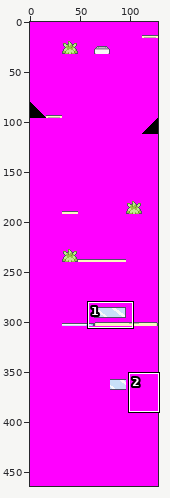
One commit to this sprite sheet: raw_tilesets/secondary/decompiled_pokemon_center/top.png. The first picture is a wide view before the edit; the outline marks the close-up.
Close-up. Old version:
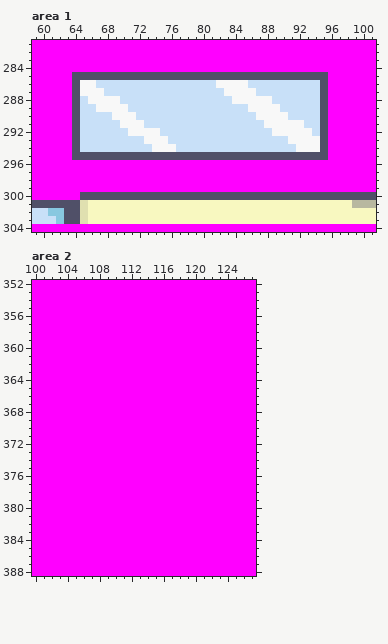
The file is 128x464 pixels. Shown: area 1: x 59..101, y 281..304; area 2: x 100..127, y 352..388.
And afterwards:
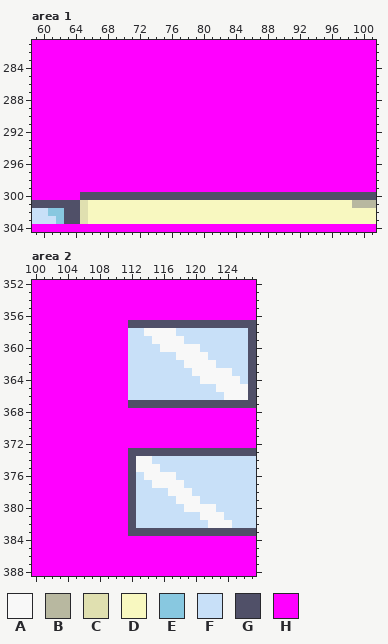
Palette (. is transparent): A #f8f8f8  B #b8b8a0  C #e0e0b0  D #f8f8c0  E #88c8e0  F #c8e0f8  G #505068  H #ff00ff
Diff:
Area 1:
y 285: x 64..95 GGGGGGGGGGGGGGGGGGGGGGGGGGGGGGGG -> HHHHHHHHHHHHHHHHHHHHHHHHHHHHHHHH
y 286: x 64..95 GAAFFFFFFFFFFFFFFFAAAAFFFFFFFFFG -> HHHHHHHHHHHHHHHHHHHHHHHHHHHHHHHH
y 287: x 64..95 GAAAFFFFFFFFFFFFFFFAAAAFFFFFFFFG -> HHHHHHHHHHHHHHHHHHHHHHHHHHHHHHHH
y 288: x 64..95 GFAAAAFFFFFFFFFFFFFFAAAAAFFFFFFG -> HHHHHHHHHHHHHHHHHHHHHHHHHHHHHHHH
y 289: x 64..95 GFFAAAAFFFFFFFFFFFFFFFAAAAFFFFFG -> HHHHHHHHHHHHHHHHHHHHHHHHHHHHHHHH
y 290: x 64..95 GFFFFAAAFFFFFFFFFFFFFFFAAAAFFFFG -> HHHHHHHHHHHHHHHHHHHHHHHHHHHHHHHH
y 291: x 64..95 GFFFFFAAAFFFFFFFFFFFFFFFAAAAAFFG -> HHHHHHHHHHHHHHHHHHHHHHHHHHHHHHHH
y 292: x 64..95 GFFFFFFAAAAFFFFFFFFFFFFFFAAAAAFG -> HHHHHHHHHHHHHHHHHHHHHHHHHHHHHHHH
y 293: x 64..95 GFFFFFFFFAAAFFFFFFFFFFFFFFFAAAAG -> HHHHHHHHHHHHHHHHHHHHHHHHHHHHHHHH
y 294: x 64..95 GFFFFFFFFFAAAFFFFFFFFFFFFFFFAAAG -> HHHHHHHHHHHHHHHHHHHHHHHHHHHHHHHH
y 295: x 64..95 GGGGGGGGGGGGGGGGGGGGGGGGGGGGGGGG -> HHHHHHHHHHHHHHHHHHHHHHHHHHHHHHHH
Area 2:
y 357: x 112..127 HHHHHHHHHHHHHHHH -> GGGGGGGGGGGGGGGG
y 358: x 112..127 HHHHHHHHHHHHHHHH -> FFAAAAFFFFFFFFFG
y 359: x 112..127 HHHHHHHHHHHHHHHH -> FFFAAAAFFFFFFFFG
y 360: x 112..127 HHHHHHHHHHHHHHHH -> FFFFAAAAAFFFFFFG
y 361: x 112..127 HHHHHHHHHHHHHHHH -> FFFFFFAAAAFFFFFG
y 362: x 112..127 HHHHHHHHHHHHHHHH -> FFFFFFFAAAAFFFFG
y 363: x 112..127 HHHHHHHHHHHHHHHH -> FFFFFFFFAAAAAFFG
y 364: x 112..127 HHHHHHHHHHHHHHHH -> FFFFFFFFFAAAAAFG
y 365: x 112..127 HHHHHHHHHHHHHHHH -> FFFFFFFFFFFAAAAG
y 366: x 112..127 HHHHHHHHHHHHHHHH -> FFFFFFFFFFFFAAAG
y 367: x 112..127 HHHHHHHHHHHHHHHH -> GGGGGGGGGGGGGGGG
y 373: x 112..127 HHHHHHHHHHHHHHHH -> GGGGGGGGGGGGGGGG
y 374: x 112..127 HHHHHHHHHHHHHHHH -> GAAFFFFFFFFFFFFF
y 375: x 112..127 HHHHHHHHHHHHHHHH -> GAAAFFFFFFFFFFFF
y 376: x 112..127 HHHHHHHHHHHHHHHH -> GFAAAAFFFFFFFFFF
y 377: x 112..127 HHHHHHHHHHHHHHHH -> GFFAAAAFFFFFFFFF
y 378: x 112..127 HHHHHHHHHHHHHHHH -> GFFFFAAAFFFFFFFF
y 379: x 112..127 HHHHHHHHHHHHHHHH -> GFFFFFAAAFFFFFFF
y 380: x 112..127 HHHHHHHHHHHHHHHH -> GFFFFFFAAAAFFFFF
y 381: x 112..127 HHHHHHHHHHHHHHHH -> GFFFFFFFFAAAFFFF
y 382: x 112..127 HHHHHHHHHHHHHHHH -> GFFFFFFFFFAAAFFF
y 383: x 112..127 HHHHHHHHHHHHHHHH -> GGGGGGGGGGGGGGGG
Changed places in both close-ups, as pixel boxes (x1, y1, x2, y2):
changed: (72, 72, 328, 160)
changed: (128, 320, 256, 408)
changed: (128, 448, 256, 536)
